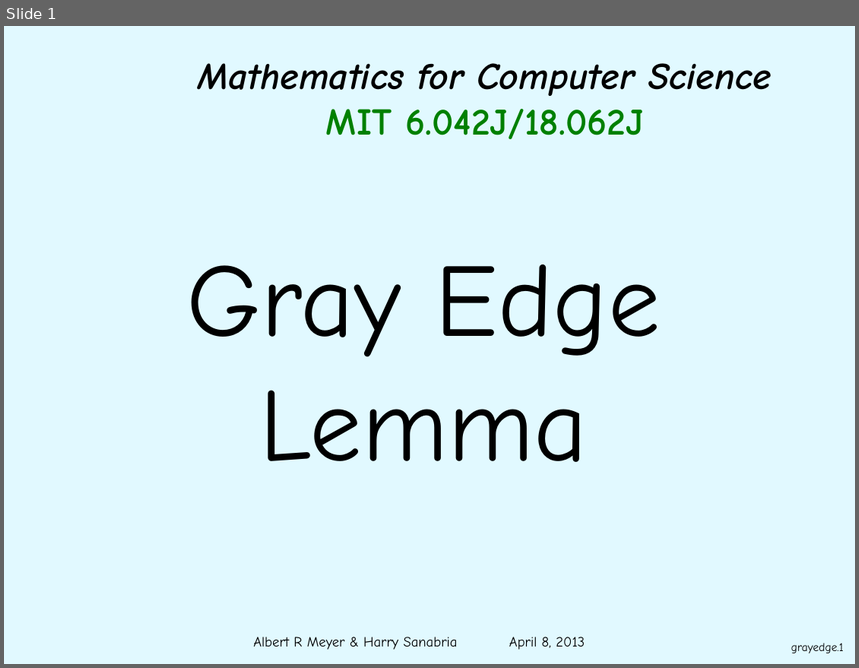
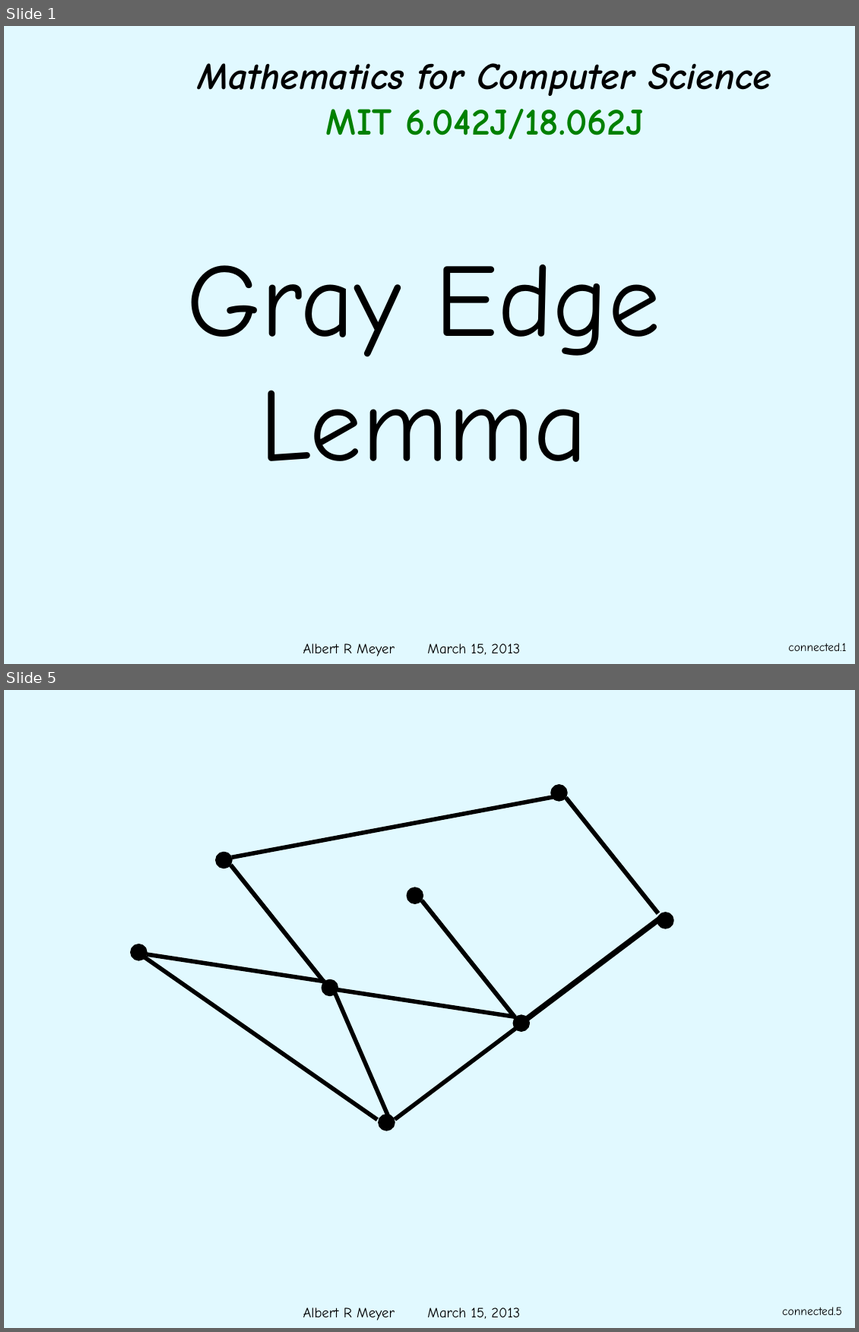
Before and after one commit to armeyer/mcs_web, a slide deck: spring13/slides13/gray-edges.pptx. Shown one above the other, each under a label of ours: slide 1 before the commit, slides 1 and 5 after it; the slides between them are not shown. The pictures are 859x668 and 859x1332 pixels, drawn with LibreOffice and Linux fonts; fonts in the diff are those of the drawing; background and template pictures are left out. Boxes give left, top, right and bottom in pixels: in the first picture for what was removed or moved away, otherwise in the second. Text is boxed around its words. In the diff, an @@ line names an element or a change of style, - is before the commit and + after.

```diff
--- a/spring13/slides13/gray-edges.pptx
+++ b/spring13/slides13/gray-edges.pptx
@@ slide 5 added at [4,690,855,1328], background #E1F9FF; not listed: 1 template element that a slide beside it also shows @@
@@ rectangle added at [231,795,556,859], fill #000000 @@
@@ ellipse added at [552,787,566,801], fill #000000, outline #000000 2.5 pt @@
@@ rectangle added at [564,797,660,915], fill #000000 @@
@@ ellipse added at [217,853,231,868], fill #000000, outline #000000 2.5 pt @@
@@ rectangle added at [229,864,325,983], fill #000000 @@
@@ ellipse added at [408,888,423,903], fill #000000, outline #000000 2.5 pt @@
@@ rectangle added at [420,899,516,1018], fill #000000 @@
@@ rectangle added at [522,916,664,1024], fill #000000 @@
@@ ellipse added at [658,914,673,929], fill #000000, outline #000000 2.5 pt @@
@@ ellipse added at [132,945,146,960], fill #000000, outline #000000 2.5 pt @@
@@ rectangle added at [139,953,379,1122], fill #000000 @@
@@ rectangle added at [146,953,325,984], fill #000000 @@
@@ ellipse added at [323,981,338,996], fill #000000, outline #000000 2.5 pt @@
@@ rectangle added at [332,989,390,1117], fill #000000 @@
@@ rectangle added at [337,988,516,1019], fill #000000 @@
@@ rectangle added at [393,1023,523,1122], fill #000000 @@
@@ ellipse added at [515,1016,529,1030], fill #000000, outline #000000 2.5 pt @@
@@ ellipse added at [379,1116,394,1130], fill #000000, outline #000000 2.5 pt @@
@@ page number added at [782,1307,842,1315], 10 pt, text #000000 @@
+connected.5
@@ slide 1 changed as well @@
@@ text at [303,644,520,657]: text changed @@
-Albert R Meyer & Harry Sanabria April 8, 2013
+Albert R Meyer March 15, 2013
@@ page number at [788,643,847,651]: text changed @@
-grayedge.1
+connected.1
```
Also in this commit, not shown: 10 other slides changed, 5 other slides added, 1 other file.
